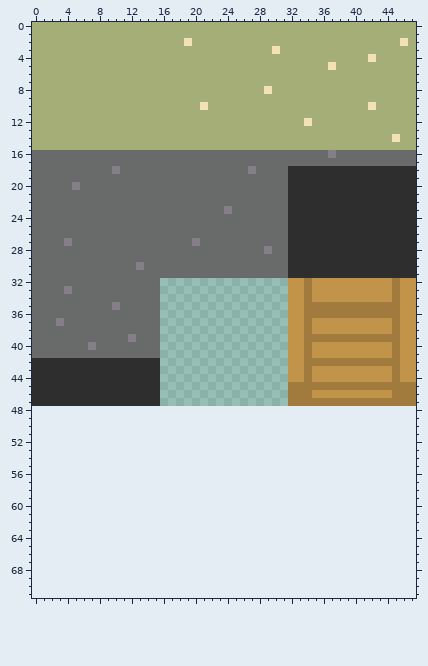
Edited in one commit: pixel-art file (assets/tiles/tiles_2.aseprite). The picture above is the old version.
48x48 pixels, 1 frame. The old version is drawn lined up with the new one, on the new canvas.
And afterwards:
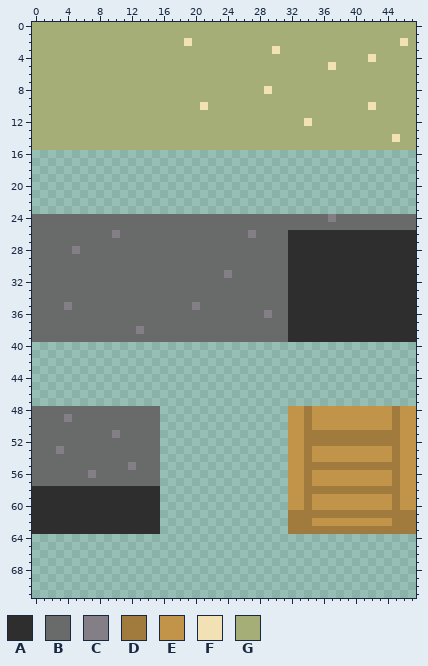
Palette (. is transparent): A #2e2e2e  B #696a6a  C #847e87  D #a17a3d  E #c2944a  F #f1e1b5  G #a4ae76
Difference:
canvas 48x48 -> 48x72
y 16: x 0..47 BBBBBBBBBBBBBBBBBBBBBBBBBBBBBBBBBBBBBCBBBBBBBBBB -> ................................................
y 17: x 0..47 BBBBBBBBBBBBBBBBBBBBBBBBBBBBBBBBBBBBBBBBBBBBBBBB -> ................................................
y 18: x 0..47 BBBBBBBBBBCBBBBBBBBBBBBBBBBCBBBBAAAAAAAAAAAAAAAA -> ................................................
y 19: x 0..47 BBBBBBBBBBBBBBBBBBBBBBBBBBBBBBBBAAAAAAAAAAAAAAAA -> ................................................
y 20: x 0..47 BBBBBCBBBBBBBBBBBBBBBBBBBBBBBBBBAAAAAAAAAAAAAAAA -> ................................................
y 21..22: x 0..47 BBBBBBBBBBBBBBBBBBBBBBBBBBBBBBBBAAAAAAAAAAAAAAAA -> ................................................
y 23: x 0..47 BBBBBBBBBBBBBBBBBBBBBBBBCBBBBBBBAAAAAAAAAAAAAAAA -> ................................................
y 24: x 32..47 AAAAAAAAAAAAAAAA -> BBBBBCBBBBBBBBBB
y 25: x 32..47 AAAAAAAAAAAAAAAA -> BBBBBBBBBBBBBBBB
y 26: x 10 B -> C; x 27 B -> C
y 27: x 4 C -> B; x 20 C -> B
y 28: x 5 B -> C; x 29 C -> B
y 30: x 13 C -> B
y 31: x 24 B -> C
y 32: x 16..47 ................EEDEEEEEEEEEEDEE -> BBBBBBBBBBBBBBBBAAAAAAAAAAAAAAAA
y 33: x 4 C -> B; x 16..47 ................EEDEEEEEEEEEEDEE -> BBBBBBBBBBBBBBBBAAAAAAAAAAAAAAAA
y 34: x 16..47 ................EEDEEEEEEEEEEDEE -> BBBBBBBBBBBBBBBBAAAAAAAAAAAAAAAA
y 35: x 4 B -> C; x 10 C -> B; x 16..47 ................EEDDDDDDDDDDDDEE -> BBBBCBBBBBBBBBBBAAAAAAAAAAAAAAAA
y 36: x 16..47 ................EEDDDDDDDDDDDDEE -> BBBBBBBBBBBBBCBBAAAAAAAAAAAAAAAA
y 37: x 3 C -> B; x 16..47 ................EEDEEEEEEEEEEDEE -> BBBBBBBBBBBBBBBBAAAAAAAAAAAAAAAA
y 38: x 13 B -> C; x 16..47 ................EEDEEEEEEEEEEDEE -> BBBBBBBBBBBBBBBBAAAAAAAAAAAAAAAA
y 39: x 12 C -> B; x 16..47 ................EEDDDDDDDDDDDDEE -> BBBBBBBBBBBBBBBBAAAAAAAAAAAAAAAA
y 40: x 0..15 BBBBBBBCBBBBBBBB -> ................; x 32..47 EEDEEEEEEEEEEDEE -> ................
y 41: x 0..15 BBBBBBBBBBBBBBBB -> ................; x 32..47 EEDEEEEEEEEEEDEE -> ................
y 42: x 0..15 AAAAAAAAAAAAAAAA -> ................; x 32..47 EEDDDDDDDDDDDDEE -> ................
y 43..44: x 0..15 AAAAAAAAAAAAAAAA -> ................; x 32..47 EEDEEEEEEEEEEDEE -> ................
y 45: x 0..15 AAAAAAAAAAAAAAAA -> ................; x 32..47 DDDDDDDDDDDDDDDD -> ................
y 46: x 0..15 AAAAAAAAAAAAAAAA -> ................; x 32..47 DDDEEEEEEEEEEDDD -> ................
y 47: x 0..15 AAAAAAAAAAAAAAAA -> ................; x 32..47 DDDDDDDDDDDDDDDD -> ................
y 48: x 0..15 ................ -> BBBBBBBBBBBBBBBB; x 32..47 ................ -> EEDEEEEEEEEEEDEE
y 49: x 0..15 ................ -> BBBBCBBBBBBBBBBB; x 32..47 ................ -> EEDEEEEEEEEEEDEE
y 50: x 0..15 ................ -> BBBBBBBBBBBBBBBB; x 32..47 ................ -> EEDEEEEEEEEEEDEE
y 51: x 0..15 ................ -> BBBBBBBBBBCBBBBB; x 32..47 ................ -> EEDDDDDDDDDDDDEE
y 52: x 0..15 ................ -> BBBBBBBBBBBBBBBB; x 32..47 ................ -> EEDDDDDDDDDDDDEE
y 53: x 0..15 ................ -> BBBCBBBBBBBBBBBB; x 32..47 ................ -> EEDEEEEEEEEEEDEE
y 54: x 0..15 ................ -> BBBBBBBBBBBBBBBB; x 32..47 ................ -> EEDEEEEEEEEEEDEE
y 55: x 0..15 ................ -> BBBBBBBBBBBBCBBB; x 32..47 ................ -> EEDDDDDDDDDDDDEE
y 56: x 0..15 ................ -> BBBBBBBCBBBBBBBB; x 32..47 ................ -> EEDEEEEEEEEEEDEE
y 57: x 0..15 ................ -> BBBBBBBBBBBBBBBB; x 32..47 ................ -> EEDEEEEEEEEEEDEE
y 58: x 0..15 ................ -> AAAAAAAAAAAAAAAA; x 32..47 ................ -> EEDDDDDDDDDDDDEE
y 59..60: x 0..15 ................ -> AAAAAAAAAAAAAAAA; x 32..47 ................ -> EEDEEEEEEEEEEDEE
y 61: x 0..15 ................ -> AAAAAAAAAAAAAAAA; x 32..47 ................ -> DDDDDDDDDDDDDDDD
y 62: x 0..15 ................ -> AAAAAAAAAAAAAAAA; x 32..47 ................ -> DDDEEEEEEEEEEDDD
y 63: x 0..15 ................ -> AAAAAAAAAAAAAAAA; x 32..47 ................ -> DDDDDDDDDDDDDDDD
